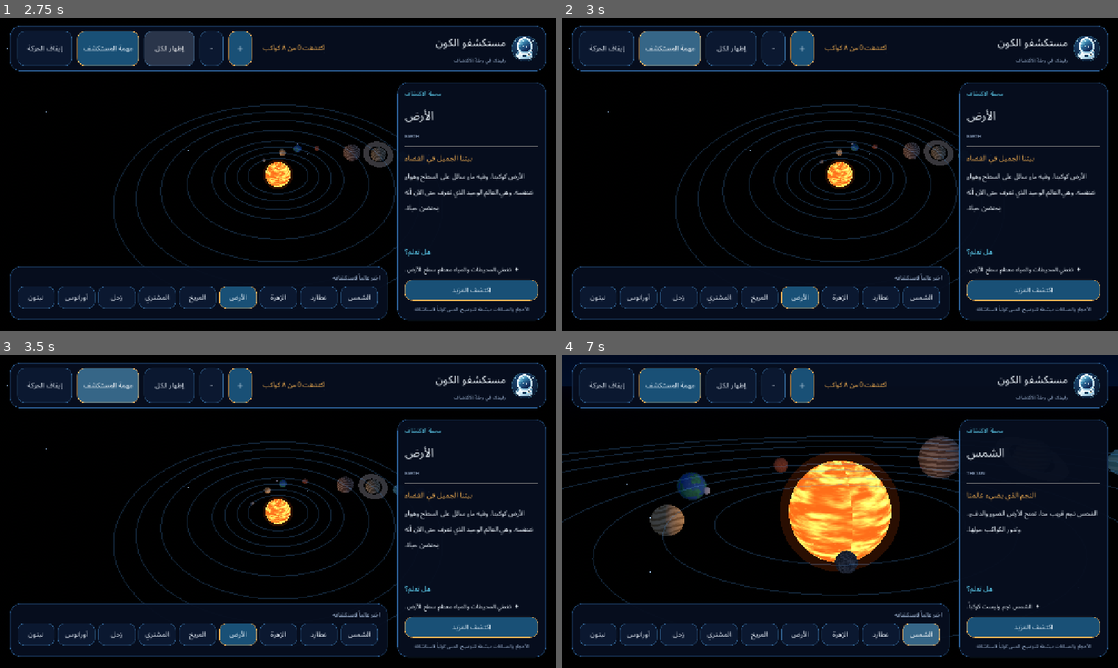
Above: before the commit, frames 1-4 (two rows, left to right).
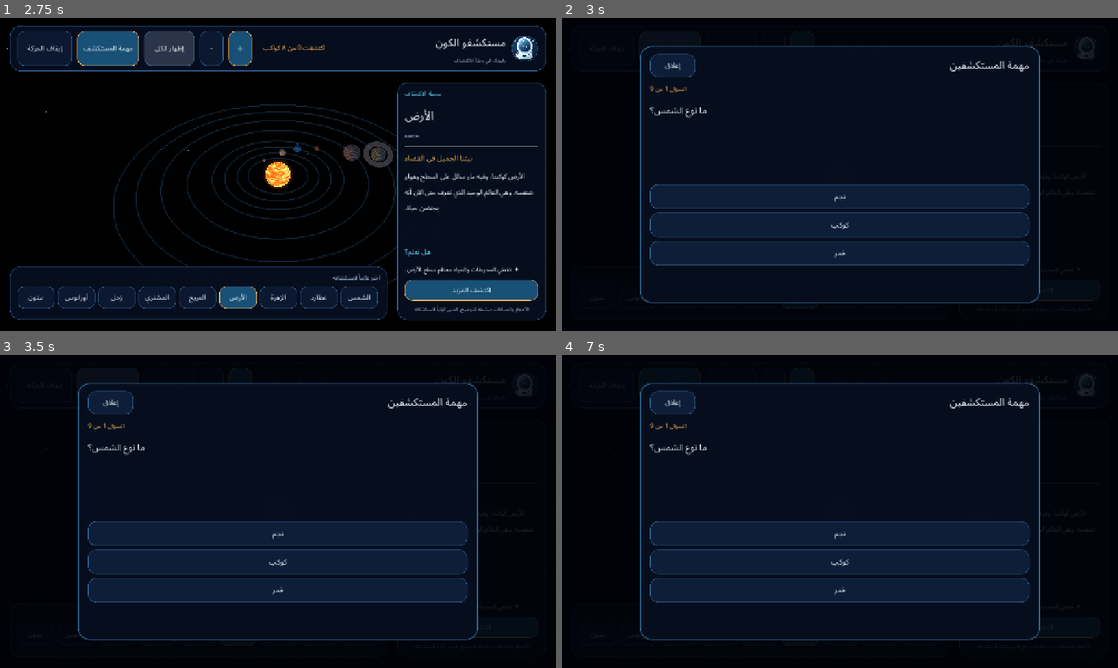
Above: after the commit, the same moments.

Repository: mdznap35/-cosmic-explorers
Game: Godot game, scene res://scenes/main.tscn
Two runs of this game, one before a commit and one after it. Both use one fixed random seed, a clock stepped at 60 frames per second and the inputs below.
Inputs:
- Up to frame 1 (2.75 s): click "＋" at 0.5 s; click "−" at 1.25 s; click "إظهار الكل" at 2 s
- Up to frame 2 (3 s): click "مهمة المستكشف" at 2.75 s
- Up to frame 3 (3.5 s): no input
- Up to frame 4 (7 s): click "إيقاف الحركة" at 3.5 s; click "تشغيل الحركة" (after the commit: "إيقاف الحركة") at 4.25 s; click "اكتشف المزيد" at 5 s; click "إخفاء التفاصيل" (after the commit: "اكتشف المزيد") at 5.75 s; click "الشمس" at 6.5 s

Frame 1 is identical in both runs. In frame 2, 49% of the frame differs, in the area x 1-99%, y 2-97%; in frame 3, 49%; in frame 4, 52%, in the area x 0-100%, y 0-97%.
Error before the commit: Parse Error: Cannot assign a value of type "TextServer.Direction" as "Control.TextDirection". (res://scripts/mission_overlay.gd:243)

Commit message:
fix(mission): use Control text-direction enum for Arabic labels

Diff:
--- a/scripts/mission_overlay.gd
+++ b/scripts/mission_overlay.gd
@@ -240,5 +240,5 @@
 	if bold:
 		label.add_theme_color_override("font_outline_color", Color(0.02, 0.04, 0.08, 0.7))
 		label.add_theme_constant_override("outline_size", 1)
-	label.text_direction = TextServer.DIRECTION_AUTO
+	label.text_direction = Control.TEXT_DIRECTION_AUTO
 	return label
